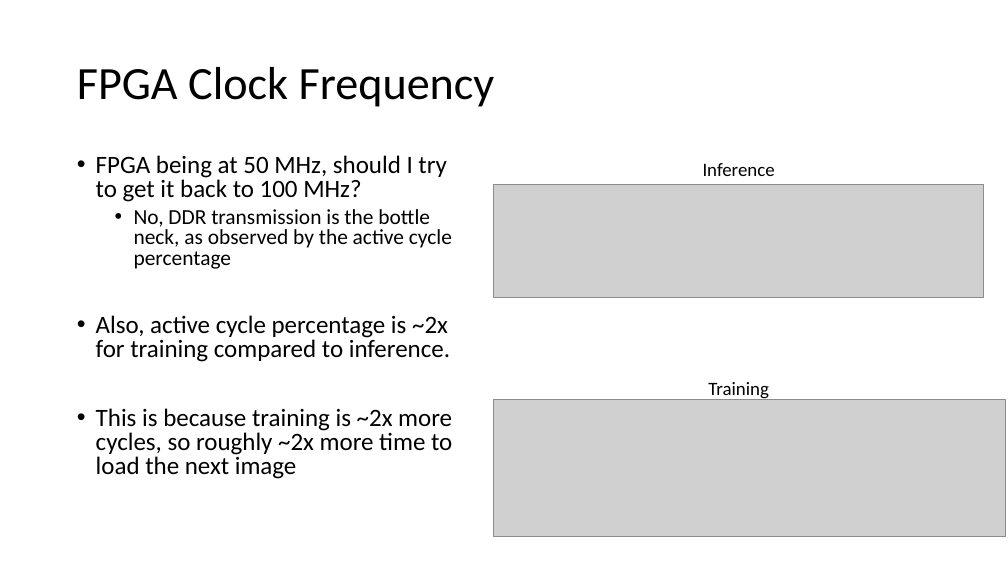
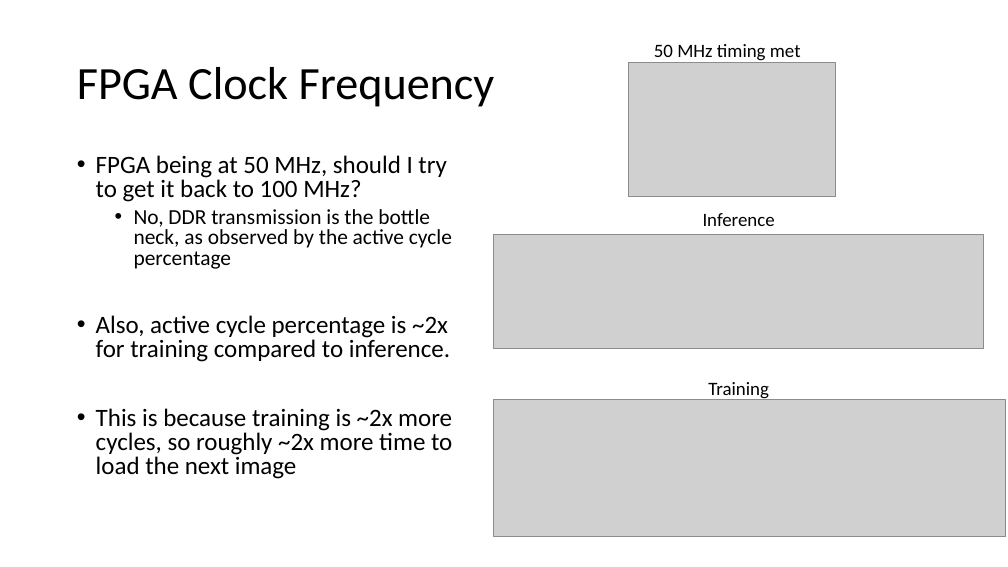
Before and after one commit to erikgroving/NeuralNetworkHardwareAccelerator, a slide deck: slide 12 of WeeklyPresentations/update12_06_13.pptx. Drawn at 1008x567 pixels with LibreOffice and Linux fonts; fonts in the diff are those of the drawing; grey boxes stand for pictures. Boxes give left, top, right and bottom in pixels: in the first picture for what was removed or moved away, otherwise in the second. Text is boxed around its words. In the diff, an @@ line names an element or a change of style, - is before the commit and + after.

```diff
--- a/WeeklyPresentations/update12_06_13.pptx
+++ b/WeeklyPresentations/update12_06_13.pptx
@@ text added at (654,44,801,63), 18 pt, text #000000 @@
+50 MHz timing met
@@ picture added at (629,63,836,197) @@
@@ text "Inference": place and size @@
-text "Inference" at (703,163,775,176)
+text "Inference" at (703,213,775,226)
@@ picture: place and size @@
-picture at (494,185,984,298)
+picture at (494,234,984,348)
```
Also in this commit, not shown: 4 other slides changed, 10 slides added, 2 other files.
